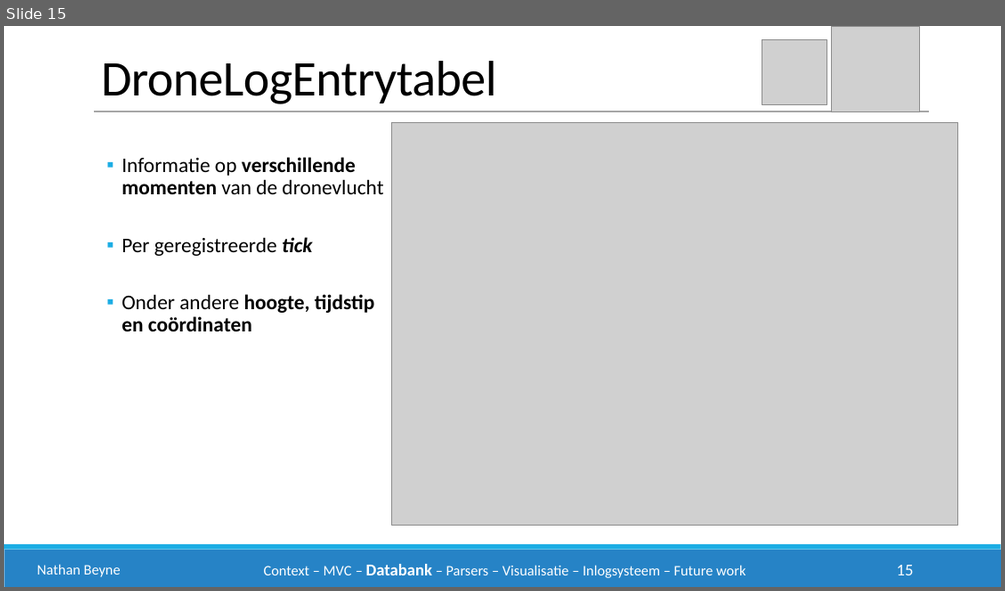
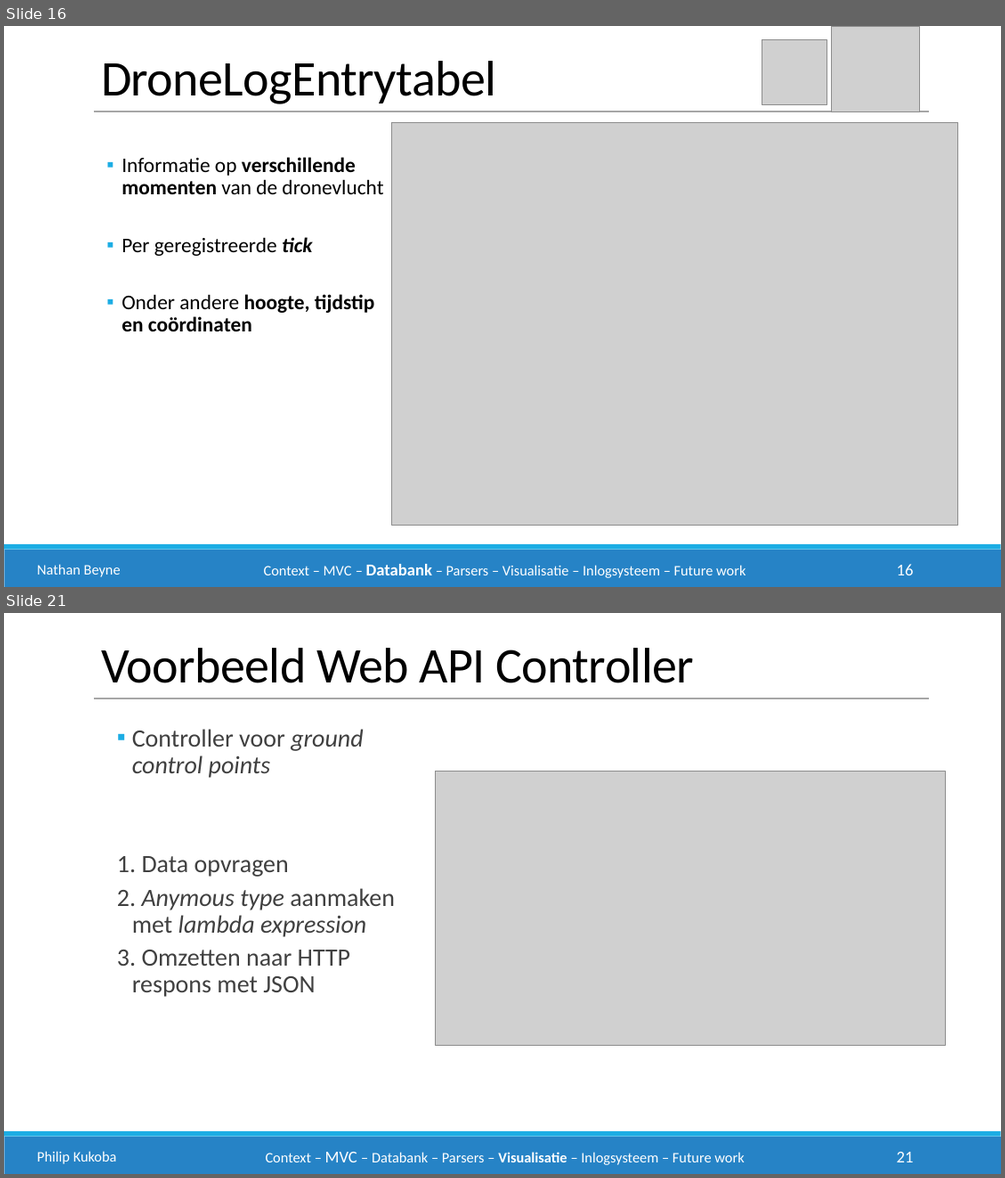
Before and after one commit to philipkukoba/Bachelors-Dissertation-DroneWebApp, a slide deck: documenten/eindpresentatie/drone1.pptx. Shown one above the other, each under a label of ours: slide 15 before the commit, slides 16 and 21 after it; the slides between them are not shown. The pictures are 1005x591 and 1005x1178 pixels, drawn with LibreOffice and Linux fonts; fonts in the diff are those of the drawing; grey boxes stand for pictures. Boxes give left, top, right and bottom in pixels: in the first picture for what was removed or moved away, otherwise in the second. Text is boxed around its words. In the diff, an @@ line names an element or a change of style, - is before the commit and + after.

```diff
--- a/documenten/eindpresentatie/drone1.pptx
+++ b/documenten/eindpresentatie/drone1.pptx
@@ slide 21 added at box(4, 613, 1001, 1174), background #FFFFFF; not listed: 2 template elements that a slide beside it also shows @@
@@ text added at box(101, 648, 694, 683), 48 pt, text #000000 @@
+Voorbeeld Web API Controller
@@ line added from (94, 698) to (929, 698), #A6A6A6 1 pt @@
@@ text added at box(117, 729, 395, 997), 24 pt, text #404040 @@
+  ▪ Controller voor ground control points
+  1. Data opvragen
+  2. Anymous type aanmaken met lambda expression
+  3. Omzetten naar HTTP respons met JSON
@@ picture added at box(436, 771, 946, 1046) @@
@@ text added at box(37, 1151, 117, 1164), 14 pt, text #FFFFFF @@
+Philip Kukoba
@@ text added at box(266, 1151, 744, 1165), 14 pt, text #FFFFFF @@
+Context – MVC – Databank – Parsers – Visualisatie – Inlogsysteem – Future work
@@ page number added at box(897, 1151, 914, 1162), 16 pt, text #FFFFFF @@
+21
@@ what was slide 15 is now slide 16 @@
@@ page number at box(897, 564, 914, 575): text changed @@
-15
+16
```
Also in this commit, not shown: 1 slide changed, 6 other slides added.
